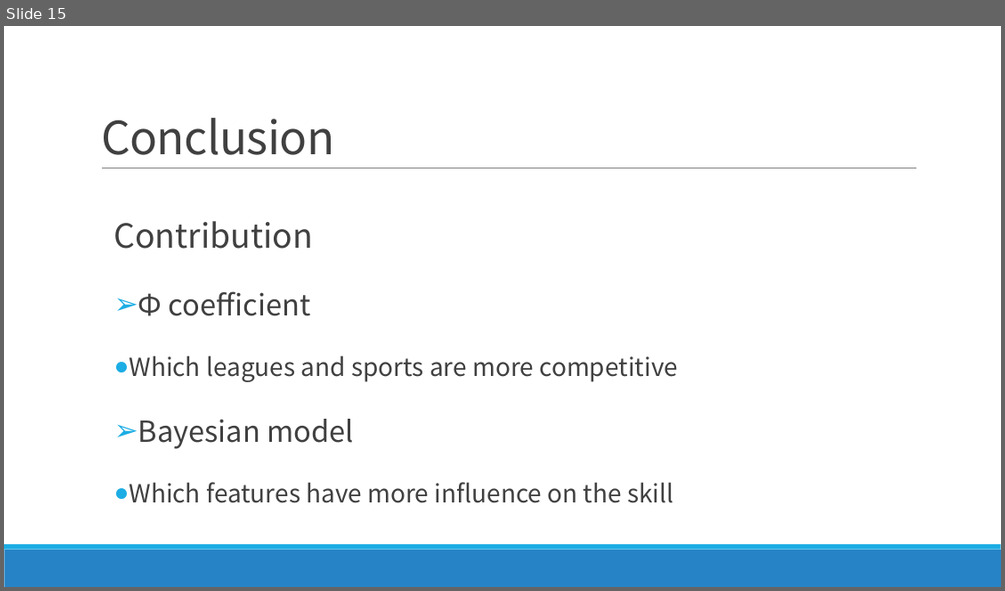
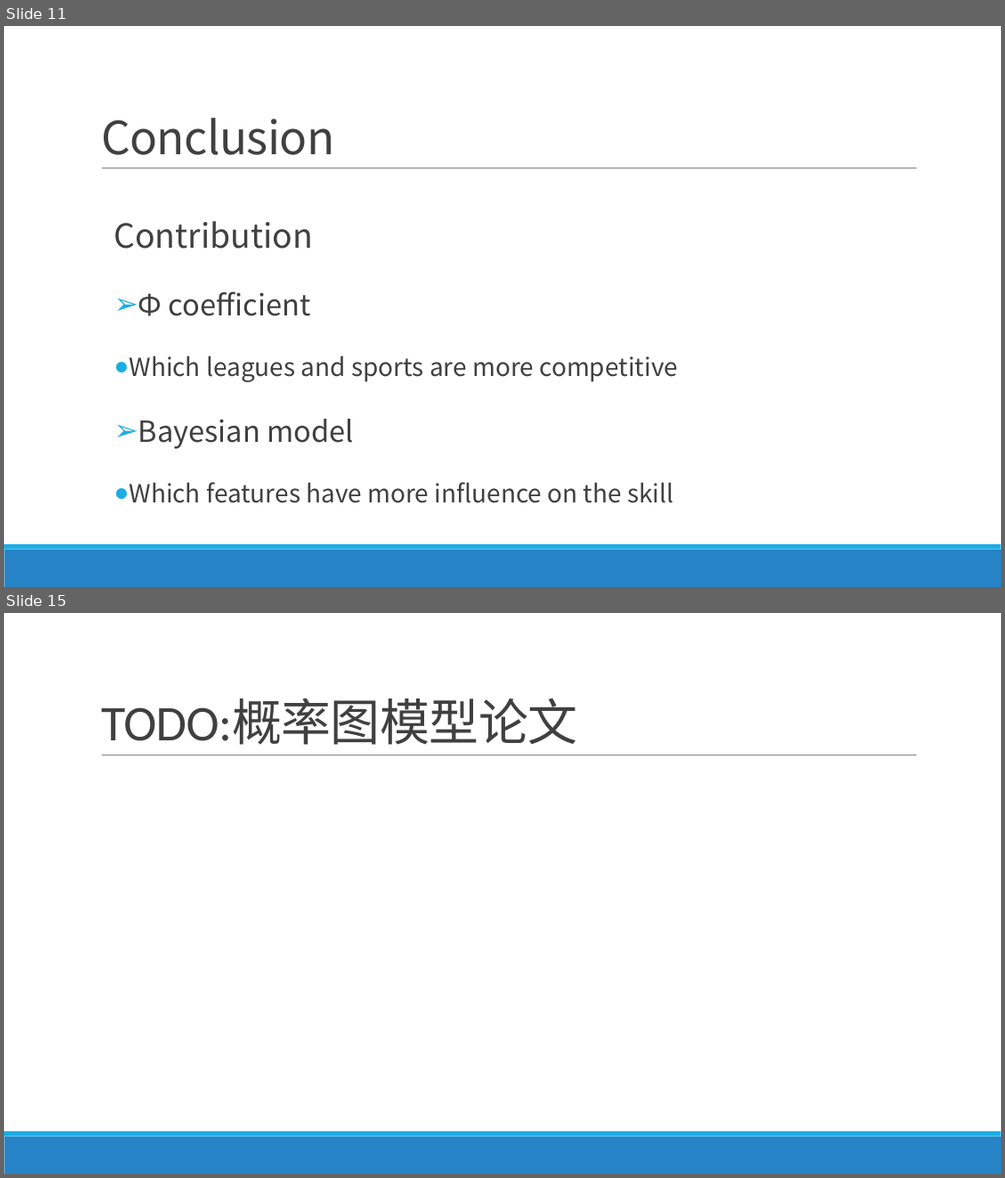
Before and after one commit to FindNorthStar/DataMining, a slide deck: homework_1/Luck is Hard to Beat The Difficulty of Sports Prediction.pptx. Shown one above the other, each under a label of ours: slide 15 before the commit, slides 11 and 15 after it; the slides between them are not shown. The pictures are 1005x591 and 1005x1178 pixels, drawn with LibreOffice and Linux fonts; fonts in the diff are those of the drawing. Boxes give left, top, right and bottom in pixels: in the first picture for what was removed or moved away, otherwise in the second. Text is boxed around its words. In the diff, an @@ line names an element or a change of style, - is before the commit and + after.

```diff
--- a/homework_1/Luck is Hard to Beat The Difficulty of Sports Prediction.pptx
+++ b/homework_1/Luck is Hard to Beat The Difficulty of Sports Prediction.pptx
@@ slide 15 added at (4,613,1001,1174), background #FFFFFF; not listed: 3 template elements that a slide beside it also shows @@
@@ title added at (101,699,577,745), 48 pt, text #404040 @@
+TODO:概率图模型论文
@@ what was slide 15 is now slide 11 @@
```
Also in this commit, not shown: 8 slides changed, 2 other slides added, 1 other file.
